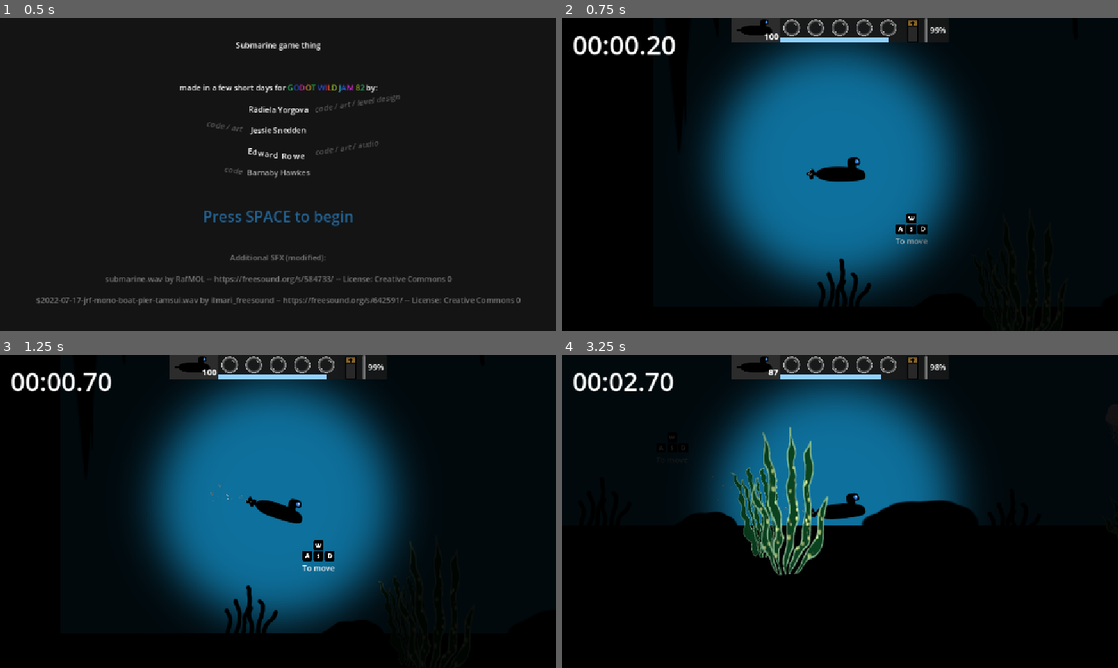
Above: before the commit, frames 1-4 (two rows, left to right).
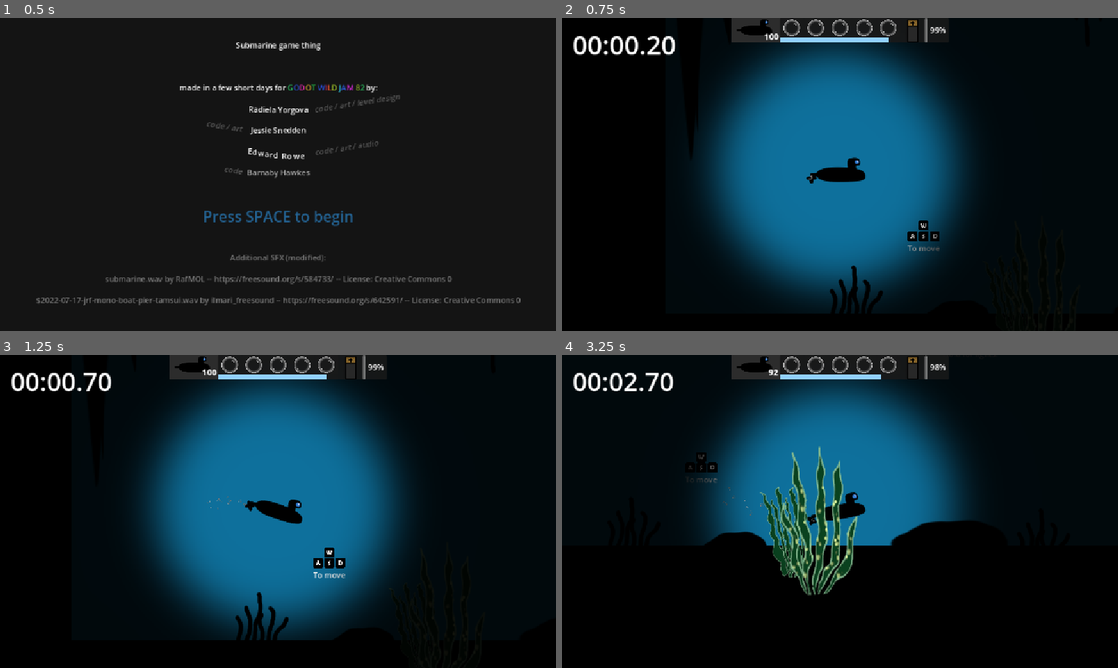
Above: after the commit, the same moments.

Repository: EddieRowe/godot-wild-jam-82
Game: Godot game, scene res://levels/splash.tscn
Same seed, same stepped clock (60 frames per second), same inputs: the game is played once before the commit and once after it.
Inputs:
- Up to frame 1 (0.5 s): no input
- Up to frame 2 (0.75 s): tap Space at 0.5 s; hold Right (ui_right) from 0.53 s (still down)
- Up to frame 3 (1.25 s): keep holding Right (ui_right); tap Enter (ui_accept) at 0.77 s
- Up to frame 4 (3.25 s): release Right (ui_right) at 1.28 s; hold Down (ui_down) 1.28-2.03 s; tap Enter (ui_accept) at 1.52, 3.02 s; hold Right (ui_right) 2.03-2.78 s; hold Up (ui_up) from 2.78 s (still down)

Frame 1 is identical in both runs. In frame 2, 1.2% of the frame differs, in the area x 23-68%, y 37-95%; in frame 3, 1.7%; in frame 4, 8.2%, in the area x 22-75%, y 4-77%.

Commit message:
added oxygen to level 3

Diff:
--- a/levels/level_3.tscn
+++ b/levels/level_3.tscn
@@ -623,6 +623,11 @@
 rotation = 3.14159
 texture = ExtResource("20_eg35p")
 
+[node name="KelpGreen36" type="Sprite2D" parent="KelpNode2D"]
+position = Vector2(12086, 17)
+rotation = 3.14159
+texture = ExtResource("19_t5hu4")
+
 [node name="ObstaclesNode2D" type="Node2D" parent="."]
 
 [node name="StalectiteLarge" parent="ObstaclesNode2D" instance=ExtResource("7_lfnxh")]
@@ -764,11 +769,6 @@
 position = Vector2(21164, -65)
 freeze = true
 
-[node name="KelpGreen3" type="Sprite2D" parent="ObstaclesNode2D"]
-position = Vector2(12086, 17)
-rotation = 3.14159
-texture = ExtResource("19_t5hu4")
-
 [node name="Rock20" parent="ObstaclesNode2D" instance=ExtResource("11_u4kh1")]
 position = Vector2(6493, 445)
 
@@ -834,6 +834,26 @@
 position = Vector2(23601, 783)
 freeze = true
 
+[node name="RockCeiling12" parent="ObstaclesNode2D" instance=ExtResource("13_q42ux")]
+position = Vector2(15160, -164)
+freeze = true
+
+[node name="RockCeiling13" parent="ObstaclesNode2D" instance=ExtResource("13_q42ux")]
+position = Vector2(16407, -158)
+freeze = true
+
+[node name="RockCeiling14" parent="ObstaclesNode2D" instance=ExtResource("13_q42ux")]
+position = Vector2(17692, -158)
+freeze = true
+
+[node name="RockCeiling15" parent="ObstaclesNode2D" instance=ExtResource("13_q42ux")]
+position = Vector2(18933, -146)
+freeze = true
+
+[node name="RockCeiling16" parent="ObstaclesNode2D" instance=ExtResource("13_q42ux")]
+position = Vector2(20098, -199)
+freeze = true
+
 [node name="OxygenNode2D" type="Node2D" parent="."]
 
 [node name="OxygenBubble" parent="OxygenNode2D" instance=ExtResource("22_67vg4")]
@@ -884,25 +904,179 @@
 [node name="OxygenBubble16" parent="OxygenNode2D" instance=ExtResource("22_67vg4")]
 position = Vector2(7477, 705)
 
-[node name="RockCeiling" parent="OxygenNode2D" instance=ExtResource("13_q42ux")]
-position = Vector2(15160, -164)
-freeze = true
-
-[node name="RockCeiling2" parent="OxygenNode2D" instance=ExtResource("13_q42ux")]
-position = Vector2(16407, -158)
-freeze = true
-
-[node name="RockCeiling3" parent="OxygenNode2D" instance=ExtResource("13_q42ux")]
-position = Vector2(17692, -158)
-freeze = true
-
-[node name="RockCeiling4" parent="OxygenNode2D" instance=ExtResource("13_q42ux")]
-position = Vector2(18933, -146)
-freeze = true
-
-[node name="RockCeiling5" parent="OxygenNode2D" instance=ExtResource("13_q42ux")]
-position = Vector2(20098, -199)
-freeze = true
+[node name="OxygenBubble17" parent="OxygenNode2D" instance=ExtResource("22_67vg4")]
+position = Vector2(7728, 484)
+
+[node name="OxygenBubble18" parent="OxygenNode2D" instance=ExtResource("22_67vg4")]
+position = Vector2(7971, 408)
+
+[node name="OxygenBubble19" parent="OxygenNode2D" instance=ExtResource("22_67vg4")]
+position = Vector2(8239, 424)
+
+[node name="OxygenBubble20" parent="OxygenNode2D" instance=ExtResource("22_67vg4")]
+position = Vector2(8545, 354)
+
+[node name="OxygenBubble21" parent="OxygenNode2D" instance=ExtResource("22_67vg4")]
+position = Vector2(8648, 396)
+
+[node name="OxygenBubble22" parent="OxygenNode2D" instance=ExtResource("22_67vg4")]
+position = Vector2(9014, 323)
+
+[node name="OxygenBubble23" parent="OxygenNode2D" instance=ExtResource("22_67vg4")]
+position = Vector2(9141, 359)
+
+[node name="OxygenBubble24" parent="OxygenNode2D" instance=ExtResource("22_67vg4")]
+position = Vector2(9370, 450)
+
+[node name="OxygenBubble25" parent="OxygenNode2D" instance=ExtResource("22_67vg4")]
+position = Vector2(9533, 371)
+
+[node name="OxygenBubble26" parent="OxygenNode2D" instance=ExtResource("22_67vg4")]
+position = Vector2(9660, 453)
+
+[node name="OxygenBubble27" parent="OxygenNode2D" instance=ExtResource("22_67vg4")]
+position = Vector2(9942, 511)
+
+[node name="OxygenBubble28" parent="OxygenNode2D" instance=ExtResource("22_67vg4")]
+position = Vector2(10056, 334)
+
+[node name="OxygenBubble29" parent="OxygenNode2D" instance=ExtResource("22_67vg4")]
+position = Vector2(10240, 292)
+
+[node name="OxygenBubble30" parent="OxygenNode2D" instance=ExtResource("22_67vg4")]
+position = Vector2(10585, 402)
+
+[node name="OxygenBubble31" parent="OxygenNode2D" instance=ExtResource("22_67vg4")]
+position = Vector2(10925, 342)
+
+[node name="OxygenBubble32" parent="OxygenNode2D" instance=ExtResource("22_67vg4")]
+position = Vector2(11218, 285)
+
+[node name="OxygenBubble33" parent="OxygenNode2D" instance=ExtResource("22_67vg4")]
+position = Vector2(11584, 415)
+
+[node name="OxygenBubble34" parent="OxygenNode2D" instance=ExtResource("22_67vg4")]
+position = Vector2(12206, 379)
+
+[node name="OxygenBubble35" parent="OxygenNode2D" instance=ExtResource("22_67vg4")]
+position = Vector2(12590, 483)
+
+[node name="OxygenBubble36" parent="OxygenNode2D" instance=ExtResource("22_67vg4")]
+position = Vector2(13444, 467)
+
+[node name="OxygenBubble37" parent="OxygenNode2D" instance=ExtResource("22_67vg4")]
+position = Vector2(13626, 571)
+
+[node name="OxygenBubble38" parent="OxygenNode2D" instance=ExtResource("22_67vg4")]
+position = Vector2(14160, 501)
+
+[node name="OxygenBubble39" parent="OxygenNode2D" instance=ExtResource("22_67vg4")]
+position = Vector2(13818, 348)
+
+[node name="OxygenBubble40" parent="OxygenNode2D" instance=ExtResource("22_67vg4")]
+position = Vector2(14894, 436)
+
+[node name="OxygenBubble41" parent="OxygenNode2D" instance=ExtResource("22_67vg4")]
+position = Vector2(15545, 446)
+
+[node name="OxygenBubble42" parent="OxygenNode2D" instance=ExtResource("22_67vg4")]
+position = Vector2(15646, 514)
+
+[node name="OxygenBubble43" parent="OxygenNode2D" instance=ExtResource("22_67vg4")]
+position = Vector2(15947, 550)
+
+[node name="OxygenBubble44" parent="OxygenNode2D" instance=ExtResource("22_67vg4")]
+position = Vector2(16072, 415)
+
+[node name="OxygenBubble45" parent="OxygenNode2D" instance=ExtResource("22_67vg4")]
+position = Vector2(16188, 472)
+
+[node name="OxygenBubble46" parent="OxygenNode2D" instance=ExtResource("22_67vg4")]
+position = Vector2(16284, 182)
+
+[node name="OxygenBubble47" parent="OxygenNode2D" instance=ExtResource("22_67vg4")]
+position = Vector2(16673, 454)
+
+[node name="OxygenBubble48" parent="OxygenNode2D" instance=ExtResource("22_67vg4")]
+position = Vector2(17221, 189)
+
+[node name="OxygenBubble49" parent="OxygenNode2D" instance=ExtResource("22_67vg4")]
+position = Vector2(16515, 68)
+
+[node name="OxygenBubble50" parent="OxygenNode2D" instance=ExtResource("22_67vg4")]
+position = Vector2(17392, 508)
+
+[node name="OxygenBubble51" parent="OxygenNode2D" instance=ExtResource("22_67vg4")]
+position = Vector2(17319, 571)
+
+[node name="OxygenBubble52" parent="OxygenNode2D" instance=ExtResource("22_67vg4")]
+position = Vector2(17651, 80)
+
+[node name="OxygenBubble53" parent="OxygenNode2D" instance=ExtResource("22_67vg4")]
+position = Vector2(17718, 490)
+
+[node name="OxygenBubble54" parent="OxygenNode2D" instance=ExtResource("22_67vg4")]
+position = Vector2(17895, 542)
+
+[node name="OxygenBubble55" parent="OxygenNode2D" instance=ExtResource("22_67vg4")]
+position = Vector2(18439, 462)
+
+[node name="OxygenBubble56" parent="OxygenNode2D" instance=ExtResource("22_67vg4")]
+position = Vector2(18626, 514)
+
+[node name="OxygenBubble57" parent="OxygenNode2D" instance=ExtResource("22_67vg4")]
+position = Vector2(18795, 617)
+
+[node name="OxygenBubble58" parent="OxygenNode2D" instance=ExtResource("22_67vg4")]
+position = Vector2(19200, 597)
+
+[node name="OxygenBubble59" parent="OxygenNode2D" instance=ExtResource("22_67vg4")]
+position = Vector2(19296, 472)
+
+[node name="OxygenBubble60" parent="OxygenNode2D" instance=ExtResource("22_67vg4")]
+position = Vector2(19685, 488)
+
+[node name="OxygenBubble61" parent="OxygenNode2D" instance=ExtResource("22_67vg4")]
+position = Vector2(19929, 537)
+
+[node name="OxygenBubble62" parent="OxygenNode2D" instance=ExtResource("22_67vg4")]
+position = Vector2(19999, 425)
+
+[node name="OxygenBubble63" parent="OxygenNode2D" instance=ExtResource("22_67vg4")]
+position = Vector2(20196, 506)
+
+[node name="OxygenBubble64" parent="OxygenNode2D" instance=ExtResource("22_67vg4")]
+position = Vector2(20437, 550)
+
+[node name="OxygenBubble65" parent="OxygenNode2D" instance=ExtResource("22_67vg4")]
+position = Vector2(20663, 475)
+
+[node name="OxygenBubble66" parent="OxygenNode2D" instance=ExtResource("22_67vg4")]
+position = Vector2(20811, 591)
+
+[node name="OxygenBubble67" parent="OxygenNode2D" instance=ExtResource("22_67vg4")]
+position = Vector2(20927, 462)
+
+[node name="OxygenBubble68" parent="OxygenNode2D" instance=ExtResource("22_67vg4")]
+position = Vector2(21075, 425)
+
+[node name="OxygenBubble69" parent="OxygenNode2D" instance=ExtResource("22_67vg4")]
+position = Vector2(23162, 485)
+
+[node name="OxygenBubble70" parent="OxygenNode2D" instance=ExtResource("22_67vg4")]
+position = Vector2(23302, 423)
+
+[node name="OxygenBubble71" parent="OxygenNode2D" instance=ExtResource("22_67vg4")]
+position = Vector2(23431, 625)
+
+[node name="OxygenBubble72" parent="OxygenNode2D" instance=ExtResource("22_67vg4")]
+position = Vector2(23823, 428)
+
+[node name="OxygenBubble73" parent="OxygenNode2D" instance=ExtResource("22_67vg4")]
+position = Vector2(23986, 490)
+
+[node name="OxygenBubble74" parent="OxygenNode2D" instance=ExtResource("22_67vg4")]
+position = Vector2(24077, 612)
 
 [node name="FinishLine" parent="." instance=ExtResource("27_8nkwk")]
 position = Vector2(25056, -843)
--- a/prefabs/Player.tscn
+++ b/prefabs/Player.tscn
@@ -70,11 +70,9 @@
 turbulence_noise_speed_random = 0.0
 
 [node name="Player" type="Node2D" groups=["Player"]]
+position = Vector2(-25, -15)
 
 [node name="RigidBody2D" type="RigidBody2D" parent="." node_paths=PackedStringArray("health", "oxygen", "energy", "sprite", "audio", "propellor", "bubble_stream", "restart_timer", "electrocuted_timer") groups=["Player"]]
-
-position = Vector2(25, 6)
-
 freeze = true
 continuous_cd = 1
 contact_monitor = true
@@ -96,11 +94,10 @@
 shape = SubResource("CapsuleShape2D_0e48y")
 
 [node name="Sprite2D" type="Sprite2D" parent="RigidBody2D"]
-position = Vector2(0, 8)
 texture = ExtResource("2_ay6yh")
 
 [node name="PropSprite2D" type="Sprite2D" parent="RigidBody2D/Sprite2D"]
-position = Vector2(-60, -1)
+position = Vector2(-60, 7)
 texture = ExtResource("3_rwuho")
 
 [node name="PropSpriteAnimationPlayer" type="AnimationPlayer" parent="RigidBody2D/Sprite2D/PropSprite2D"]
@@ -115,9 +112,9 @@
 process_material = SubResource("ParticleProcessMaterial_yhksc")
 
 [node name="Camera2D" type="Camera2D" parent="RigidBody2D"]
-position = Vector2(0, 9)
 
 [node name="SubElectrocutedTimer" type="Timer" parent="RigidBody2D"]
+wait_time = 0.1
 
 [node name="Health" type="Node2D" parent="." node_paths=PackedStringArray("player_movement")]
 script = ExtResource("3_ay6yh")
@@ -137,7 +134,6 @@
 stream = ExtResource("6_634ti")
 
 [node name="PointLight2D" type="PointLight2D" parent="." node_paths=PackedStringArray("player_rigidbody")]
-position = Vector2(25, 14)
 color = Color(1, 1, 1, 0.921569)
 blend_mode = 1
 shadow_filter = 1
Not shown: 1 places in prefabs/Player.tscn that only renumber resources
